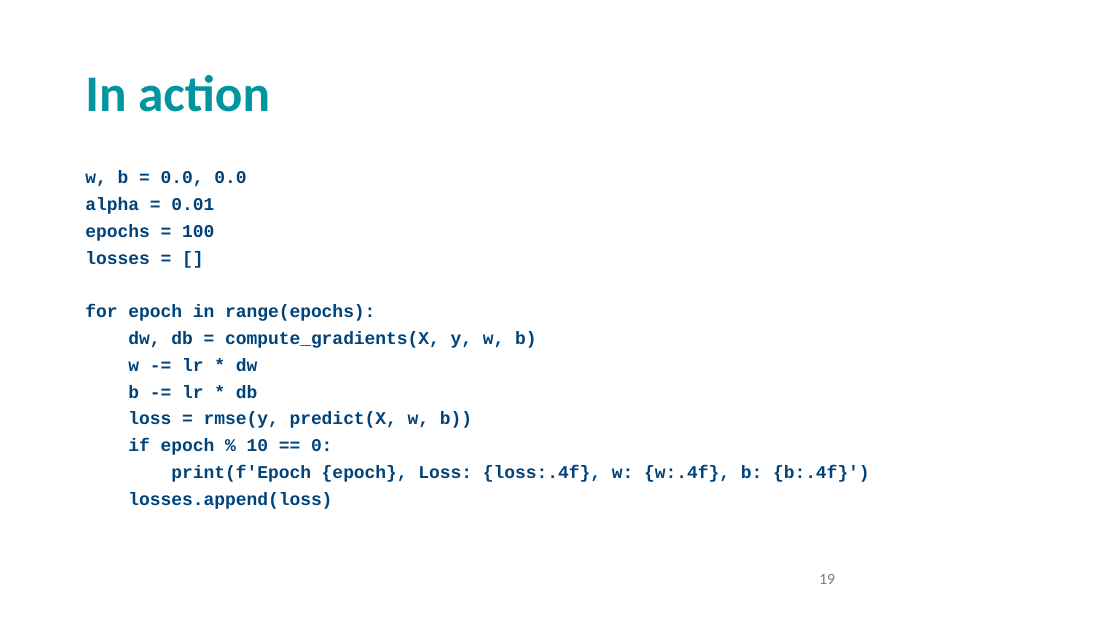
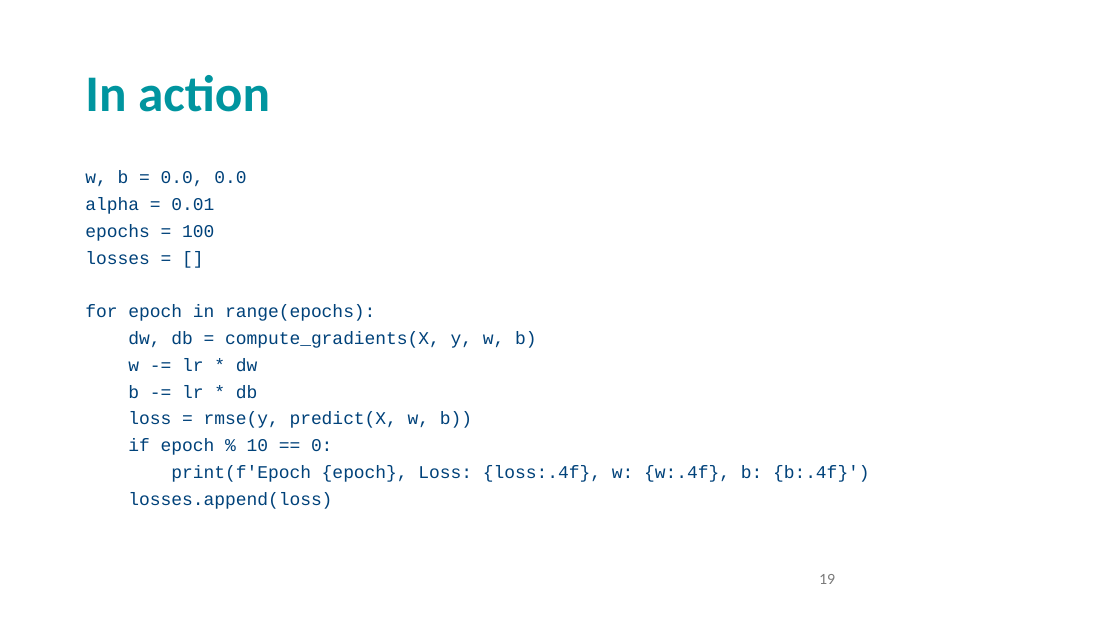
Before and after one commit to andrewcparnell/STAT41130, a slide deck: slide 19 of slides/day 1/D1C1_LR_NNs.pptx. Drawn at 1120x630 pixels with LibreOffice and Linux fonts; fonts in the diff are those of the drawing; background and template pictures are left out. Boxes give left, top, right and bottom in pixels: in the first picture for what was removed or moved away, otherwise in the second. Text is boxed around its words. In the diff, an @@ line names an element or a change of style, - is before the commit and + after.

```diff
--- a/slides/day 1/D1C1_LR_NNs.pptx
+++ b/slides/day 1/D1C1_LR_NNs.pptx
@@ text "w, b = 0.0, 0.0" at (85,171,870,509): bold off @@
```
Also in this commit, not shown: 9 other slides changed, 1 slide added, 1 other file.
